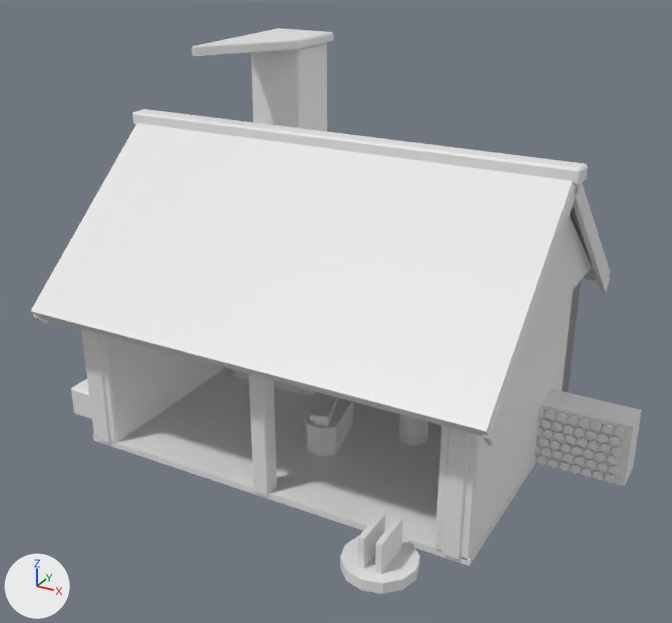
An edit to the glTF model public/buildings/smithy_3.glb, drawn before and after from the same camera.
One viewpoint serves both versions: a 50 mm camera at (6.39, -11.58, 7.83) aimed at (0.35, -0.6, 2.34). Arrows for +X, +Y and +Z are at lower left; the lights stay in place. The older version comes first. Vertices at exactly the same position are counted once.

Objects in the first picture: 'smithy_3'.
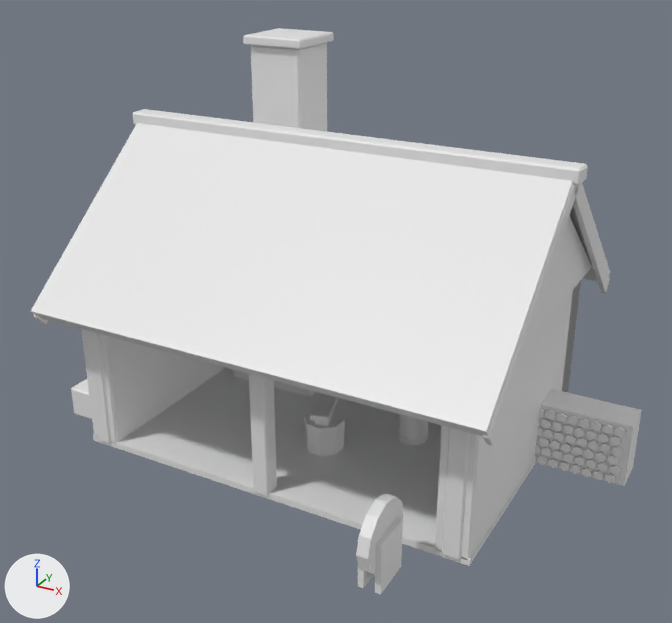
What changed in the scene script:
```text
Change me_smithy_3:
    where me_smithy_3.from_pydata(...)  # 1481 vertices, 2558 faces; spans x -4.0..4.55, y -3.5..2.83, z -0.05..5.94
    used by ob_smithy_3; location = (0.0, 0.0, 0.0)
    me_smithy_3 part 1: the loose piece of 24 vertices spanning x 1.8..2.8, y -3.5..-2.5, z 0.15..0.31 is turned 90 degrees about the y axis through its middle, then moved by (0.0, 0.0, 0.42)
    me_smithy_3 part 2
    me_smithy_3.vertices[349].co: (-2.38, 0.52, 5.82) -> (-2.11, 1.92, 5.82)
    me_smithy_3.vertices[350].co: (-2.07, -0.49, 5.92) -> (-2.11, 0.88, 5.92)  # pixel (192, 47) -> pixel (243, 36)
    me_smithy_3.vertices[351].co: (-2.08, -0.47, 5.94) -> (-2.11, 0.89, 5.94)  # pixel (192, 46) -> pixel (244, 35)
    me_smithy_3.vertices[352].co: (-2.09, -0.47, 5.92) -> (-2.12, 0.89, 5.92)  # pixel (191, 47) -> pixel (243, 36)
    me_smithy_3.vertices[353].co: (-2.08, -0.47, 5.8) -> (-2.11, 0.89, 5.8)  # pixel (193, 56) -> pixel (244, 44)
    me_smithy_3.vertices[354].co: (-2.07, -0.49, 5.82) -> (-2.11, 0.88, 5.82)  # pixel (192, 54) -> pixel (243, 43)
    me_smithy_3.vertices[355].co: (-2.09, -0.47, 5.82) -> (-2.12, 0.89, 5.82)  # pixel (191, 54) -> pixel (243, 43)
    me_smithy_3 part 3
    me_smithy_3.vertices[578].co: (0.32, 0.0, 0.55) -> (0.51, -0.61, 0.55)  # not seen -> pixel (344, 420)
    me_smithy_3.vertices[579].co: (0.3, 0.0, 0.0) -> (0.49, -0.61, 0.0)
    me_smithy_3.vertices[580].co: (0.23, 0.23, 0.55) -> (0.35, -0.42, 0.55)  # not seen -> pixel (341, 412)
    me_smithy_3.vertices[581].co: (0.21, 0.21, 0.0) -> (0.34, -0.43, 0.0)
    me_smithy_3.vertices[582].co: (0.0, 0.32, 0.55) -> (0.11, -0.39, 0.55)
    me_smithy_3.vertices[583].co: (0.0, 0.3, 0.0) -> (0.11, -0.41, 0.0)
    me_smithy_3.vertices[1426].co: (0.07, 0.41, 0.7) -> (0.15, -0.29, 0.7)
```

Pixel boxes [x1, y1, x2, y2] of what changed, in the pictures (672 x 623 px; the box of a moved part takes in the faces that stretch with it):
part 1 of me_smithy_3, moved or reshaped: before [340, 535, 420, 594]; after [356, 493, 404, 575]
part 2 of me_smithy_3, moved or reshaped: before [192, 28, 330, 56]; after [243, 28, 330, 49]
part 3 of me_smithy_3, moved or reshaped: before [330, 398, 354, 454]; after [305, 410, 345, 454]
